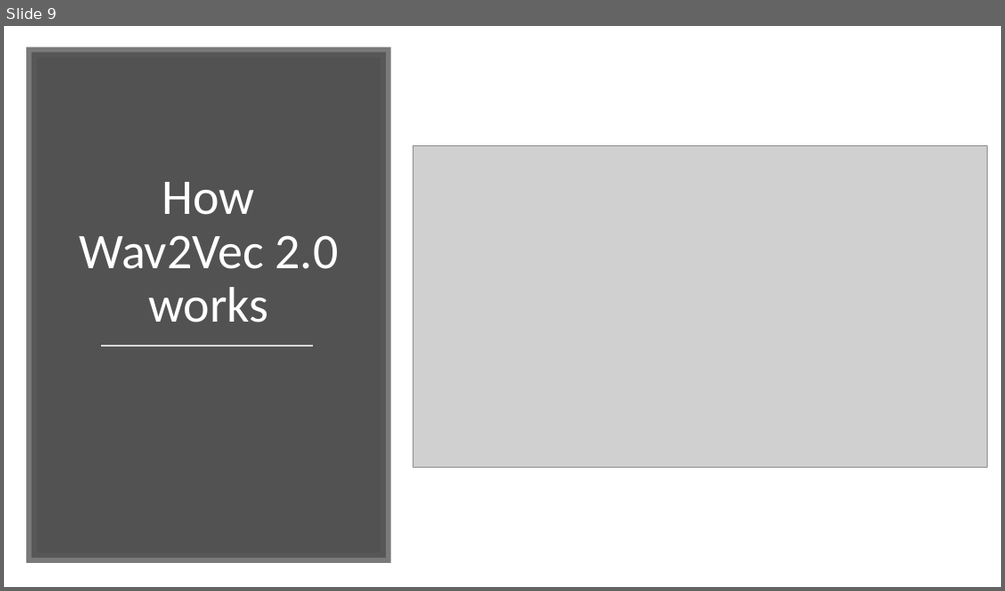
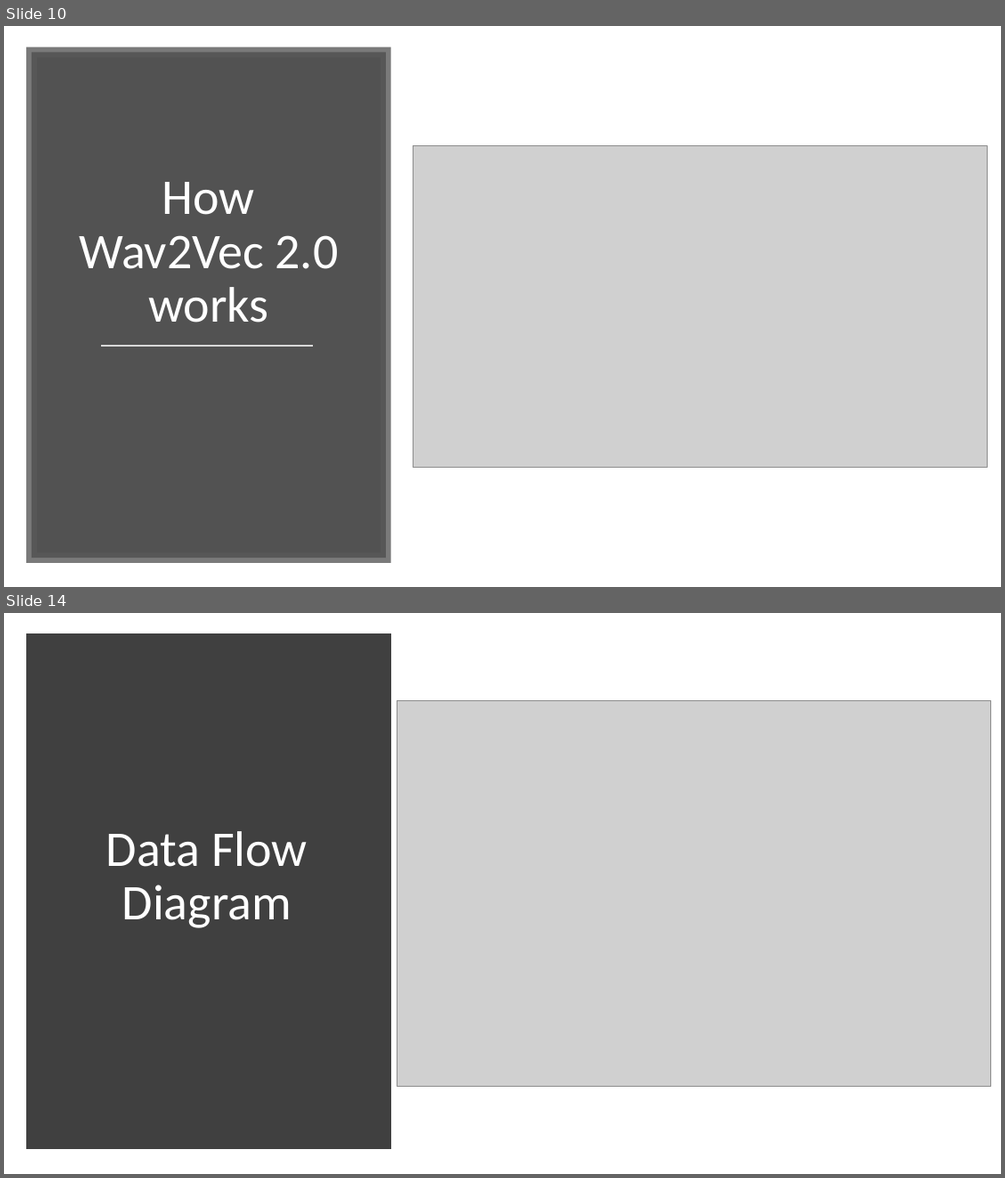
Before and after one commit to Noskid1999/FPP_NepaliASR, a slide deck: ProductPresentation.pptx. Shown one above the other, each under a label of ours: slide 9 before the commit, slides 10 and 14 after it; the slides between them are not shown. The pictures are 1005x591 and 1005x1178 pixels, drawn with LibreOffice and Linux fonts; fonts in the diff are those of the drawing; grey boxes stand for pictures. Boxes give left, top, right and bottom in pixels: in the first picture for what was removed or moved away, otherwise in the second. Text is boxed around its words. In the diff, an @@ line names an element or a change of style, - is before the commit and + after.

```diff
--- a/ProductPresentation.pptx
+++ b/ProductPresentation.pptx
@@ slide 14 added at bbox=[4, 613, 1001, 1174], background #FFFFFF @@
@@ rectangle added at bbox=[32, 639, 386, 1144], fill #404040, outline #404040 10 pt @@
@@ picture added at bbox=[397, 701, 991, 1086] @@
@@ title added at bbox=[106, 831, 307, 928], 48 pt, text #FFFFFF @@
+Data Flow Diagram
@@ what was slide 9 is now slide 10 @@
```
Also in this commit, not shown: 3 slides changed, 7 other slides added, 3 other files.
